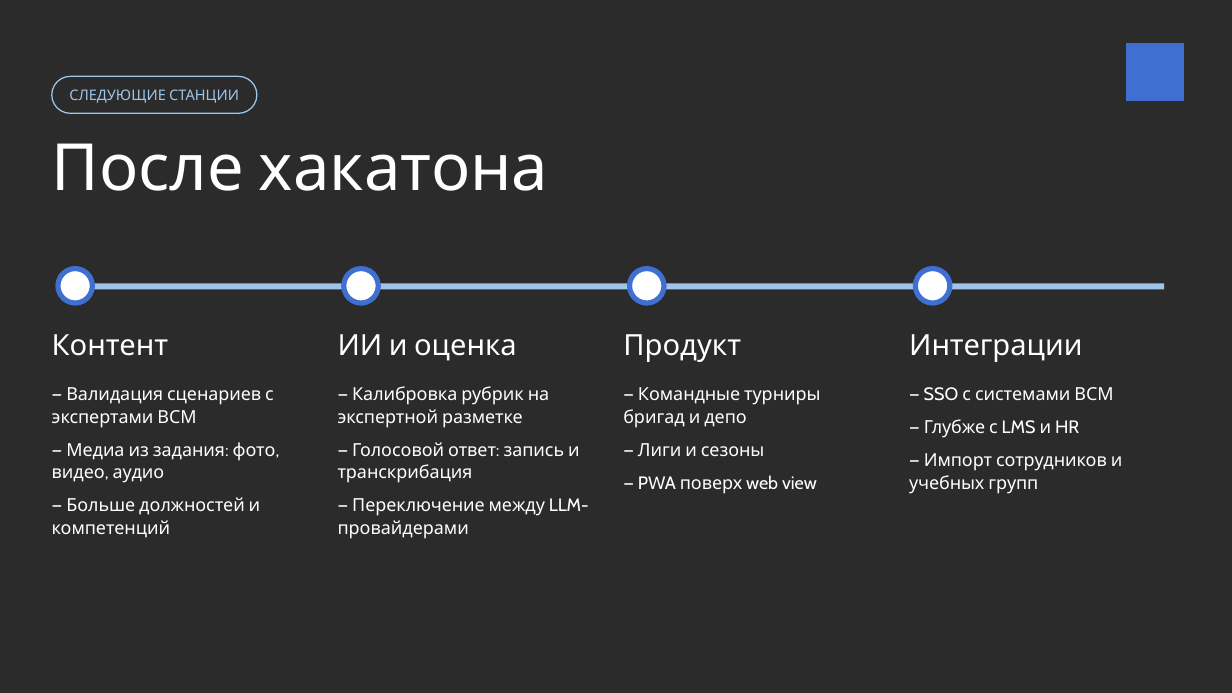
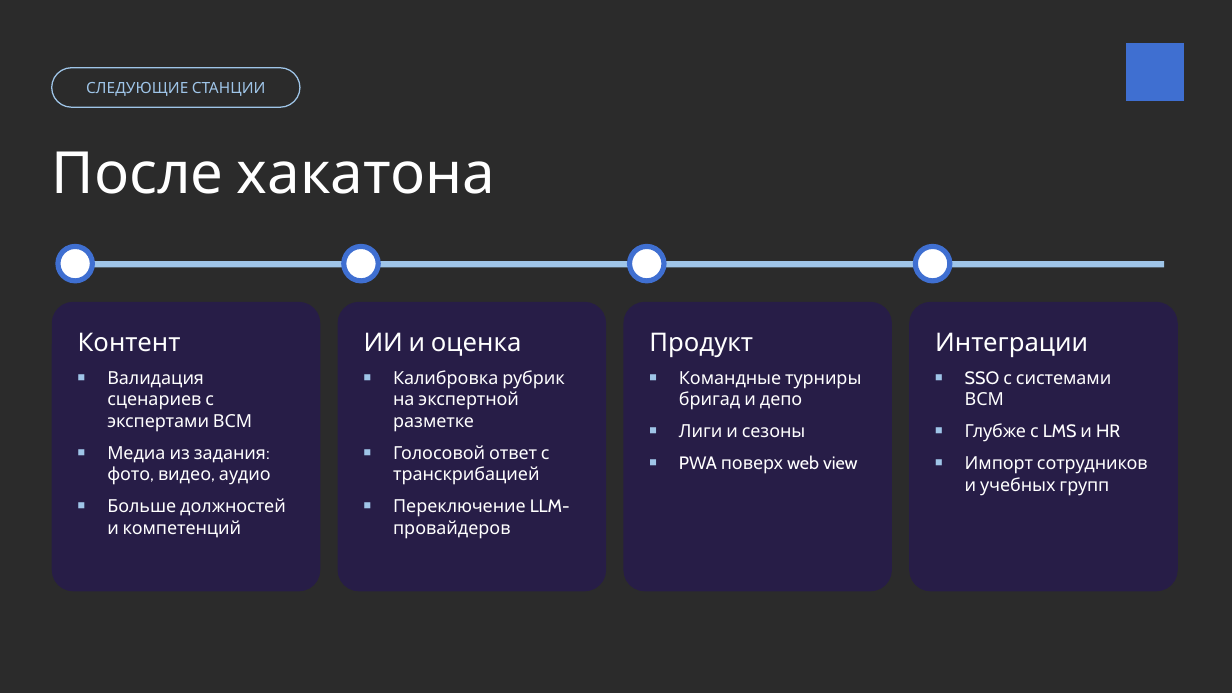
Before and after one commit to tuhlopuz1/mosgortrans-presentation, a slide deck: slide 13 of Магистраль 400 — финал.pptx (slide 16 before the commit). Drawn at 1232x693 pixels with LibreOffice and Linux fonts; fonts in the diff are those of the drawing; background and template pictures are left out; a plain dark background stands for a picture behind light text. Boxes give left, top, right and bottom in pixels: in the first picture for what was removed or moved away, otherwise in the second. Text is boxed around its words. In the diff, an @@ line names an element or a change of style, - is before the commit and + after.

```diff
--- a/Магистраль 400 — финал.pptx
+++ b/Магистраль 400 — финал.pptx
@@ rounded rectangle "СЛЕДУЮЩИЕ СТАНЦИИ": place and size @@
-rounded rectangle "СЛЕДУЮЩИЕ СТАНЦИИ" at box(69, 89, 239, 103)
+rounded rectangle "СЛЕДУЮЩИЕ СТАНЦИИ" at box(52, 68, 301, 107)
@@ rounded rectangle "СЛЕДУЮЩИЕ СТАНЦИИ" at box(52, 68, 301, 107): size 8.5 to 9 pt; outline none to #9FC5E8 0.75 pt @@
@@ rounded rectangle removed at box(52, 76, 257, 113) @@
@@ text "После хакатона" at box(52, 151, 496, 194): size 38 to 34 pt; line spacing 0.92 to 1 @@
@@ ellipse: place and size @@
-ellipse at box(58, 269, 92, 303)
+ellipse at box(58, 246, 92, 281)
@@ rectangle: place and size @@
-rectangle at box(68, 283, 1164, 290)
+rectangle at box(68, 261, 1164, 267)
@@ ellipse: place and size @@
-ellipse at box(630, 269, 664, 303)
+ellipse at box(344, 246, 378, 281)
@@ ellipse: place and size @@
-ellipse at box(344, 269, 378, 303)
+ellipse at box(630, 246, 664, 281)
@@ ellipse: place and size @@
-ellipse at box(915, 269, 950, 303)
+ellipse at box(915, 246, 950, 281)
@@ rounded rectangle "Контент": place and size @@
-rounded rectangle "Контент" at box(52, 387, 276, 538)
+rounded rectangle "Контент" at box(52, 302, 320, 591)
@@ fill none to #271D47 in 4 elements at box(52, 302, 320, 591), box(909, 302, 1178, 591), box(623, 302, 892, 591), box(338, 302, 606, 591) @@
@@ rounded rectangle "ИИ и оценка": place and size @@
-rounded rectangle "ИИ и оценка" at box(338, 386, 589, 539)
+rounded rectangle "ИИ и оценка" at box(338, 302, 606, 591)
@@ rounded rectangle "Продукт": place and size @@
-rounded rectangle "Продукт" at box(623, 387, 820, 494)
+rounded rectangle "Продукт" at box(623, 302, 892, 591)
@@ rounded rectangle "Интеграции": place and size @@
-rounded rectangle "Интеграции" at box(909, 387, 1123, 494)
+rounded rectangle "Интеграции" at box(909, 302, 1178, 591)
@@ text removed at box(52, 334, 168, 356) @@
-Контент
@@ text in rounded rectangle at box(78, 332, 286, 538): text changed @@
-— Валидация сценариев с экспертами ВСМ
-— Медиа из задания: фото, видео, аудио
-— Больше должностей и компетенций
+Контент
+■ Валидация сценариев с экспертами ВСМ
+■ Медиа из задания: фото, видео, аудио
+■ Больше должностей и компетенций
@@ text removed at box(338, 334, 517, 361) @@
-ИИ и оценка
@@ text in rounded rectangle at box(364, 332, 570, 539): text changed @@
-— Калибровка рубрик на экспертной разметке
-— Голосовой ответ: запись и транскрибация
-— Переключение между LLM-провайдерами
+ИИ и оценка
+■ Калибровка рубрик на экспертной разметке
+■ Голосовой ответ с транскрибацией
+■ Переключение LLM-провайдеров
@@ text removed at box(623, 334, 741, 362) @@
-Продукт
@@ text in rounded rectangle at box(649, 332, 861, 474): text changed @@
-— Командные турниры бригад и депо
-— Лиги и сезоны
-— PWA поверх web view
+Продукт
+■ Командные турниры бригад и депо
+■ Лиги и сезоны
+■ PWA поверх web view
@@ text removed at box(909, 334, 1082, 362) @@
-Интеграции
@@ text in rounded rectangle at box(935, 332, 1148, 496): text changed @@
-— SSO с системами ВСМ
-— Глубже с LMS и HR
-— Импорт сотрудников и учебных групп
+Интеграции
+■ SSO с системами ВСМ
+■ Глубже с LMS и HR
+■ Импорт сотрудников и учебных групп
```
Also in this commit, not shown: 13 other slides changed, 3 slides removed.
